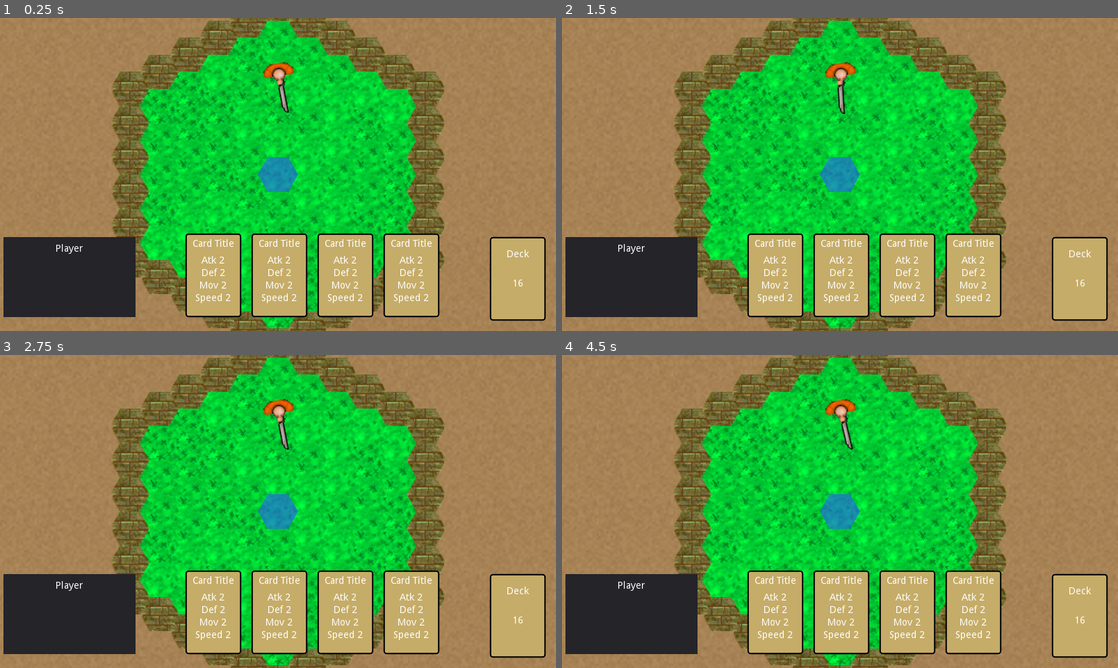
Above: before the commit, frames 1-4 (two rows, left to right).
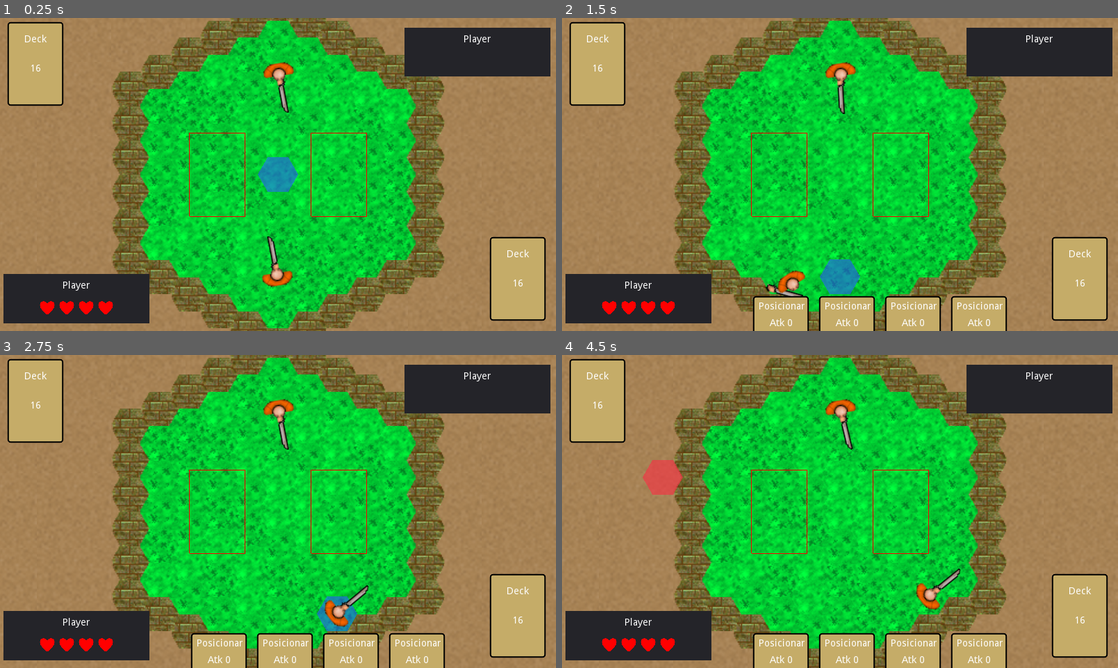
Above: after the commit, the same moments.

Repository: AndreMicheletti/samurai-hex-game
Game: Godot game, scene res://scenes/Game.tscn
The game is run twice, just before and just after one commit, with the same random seed, the same clock (stepped at 60 frames per second) and the same inputs.
Inputs (mouse positions are in pixels of both pictures, inside the frame that each line leads up to):
- Up to frame 1 (0.25 s): no input
- Up to frame 2 (1.5 s): move the mouse to (773, 274) at 0.52 s; click (773, 274) at 0.67 s; move the mouse to (840, 274) at 1.27 s; click (840, 274) at 1.42 s
- Up to frame 3 (2.75 s): move the mouse to (344, 611) at 2.02 s; click (344, 611) at 2.17 s
- Up to frame 4 (4.5 s): move the mouse to (973, 611) at 2.77 s; click (973, 611) at 2.92 s; move the mouse to (1079, 614) at 3.52 s; click (1079, 614) at 3.67 s; move the mouse to (673, 464) at 4.27 s; click (673, 464) at 4.42 s

The runs differ from the first frame. In frame 1, 22% of the frame differs, in the area x 0-99%, y 1-98%; in frame 2, 23%; in frame 3, 23%; in frame 4, 24%, in the area x 0-99%, y 1-100%.

Commit message:
more work on GUI v1

Diff:
--- a/scenes/Game.tscn
+++ b/scenes/Game.tscn
@@ -1,9 +1,6 @@
-[gd_scene load_steps=3 format=2]
+[gd_scene load_steps=2 format=2]
 
 [ext_resource path="res://scripts/Game.gd" type="Script" id=1]
-[ext_resource path="res://scenes/gui/GameUI.tscn" type="PackedScene" id=2]
 
 [node name="Game" type="Node2D"]
 script = ExtResource( 1 )
-
-[node name="UI" parent="." instance=ExtResource( 2 )]
--- a/scenes/gui/Deck.tscn
+++ b/scenes/gui/Deck.tscn
@@ -18,6 +18,7 @@
 margin_right = 80.0
 margin_bottom = 120.0
 rect_min_size = Vector2( 80, 120 )
+mouse_filter = 1
 mouse_default_cursor_shape = 2
 size_flags_horizontal = 0
 size_flags_vertical = 0
@@ -45,7 +46,7 @@
 margin_left = 8.0
 margin_top = 8.0
 margin_right = 72.0
-margin_bottom = 124.0
+margin_bottom = 112.0
 size_flags_horizontal = 3
 size_flags_vertical = 3
 __meta__ = {
@@ -63,6 +64,7 @@
 margin_top = 10.0
 margin_right = 64.0
 margin_bottom = 24.0
+mouse_filter = 1
 size_flags_horizontal = 3
 text = "Deck"
 align = 1
@@ -71,16 +73,17 @@
 [node name="Cards" type="MarginContainer" parent="Margin/VBox"]
 margin_top = 34.0
 margin_right = 64.0
-margin_bottom = 116.0
+margin_bottom = 104.0
 mouse_filter = 1
 size_flags_horizontal = 3
 size_flags_vertical = 3
 custom_constants/margin_bottom = 20
 
 [node name="Label" type="Label" parent="Margin/VBox/Cards"]
-margin_top = 24.0
+margin_top = 18.0
 margin_right = 64.0
-margin_bottom = 38.0
+margin_bottom = 32.0
+mouse_filter = 1
 size_flags_horizontal = 3
 text = "16"
 align = 1
--- a/scenes/gui/GameUI.tscn
+++ b/scenes/gui/GameUI.tscn
@@ -1,68 +1,76 @@
-[gd_scene load_steps=4 format=2]
-
-[ext_resource path="res://scenes/gui/Card.tscn" type="PackedScene" id=1]
+[gd_scene load_steps=3 format=2]
+
 [ext_resource path="res://scripts/GameUI.gd" type="Script" id=2]
 [ext_resource path="res://scenes/gui/Deck.tscn" type="PackedScene" id=3]
 
 [node name="GameUI" type="CanvasLayer"]
 script = ExtResource( 2 )
 
+[node name="Tween" type="Tween" parent="."]
+
 [node name="Screen" type="Control" parent="."]
 anchor_right = 1.0
 anchor_bottom = 1.0
-__meta__ = {
-"_edit_use_anchors_": false
-}
-
-[node name="Player1" type="HBoxContainer" parent="Screen"]
-anchor_top = 1.0
-anchor_right = 1.0
-anchor_bottom = 1.0
-margin_top = -140.0
+mouse_filter = 2
+__meta__ = {
+"_edit_use_anchors_": false
+}
+
+[node name="Player1" type="Control" parent="Screen"]
+anchor_right = 1.0
+anchor_bottom = 1.0
+mouse_filter = 2
 __meta__ = {
 "_edit_use_anchors_": false
 }
 
 [node name="Box" type="MarginContainer" parent="Screen/Player1"]
-margin_right = 200.0
-margin_bottom = 140.0
-rect_min_size = Vector2( 200, 140 )
+margin_top = 363.0
+margin_right = 220.0
+margin_bottom = 459.0
+mouse_filter = 2
 size_flags_vertical = 3
 custom_constants/margin_right = 5
 custom_constants/margin_top = 5
 custom_constants/margin_left = 5
 custom_constants/margin_bottom = 20
+__meta__ = {
+"_edit_use_anchors_": false
+}
 
 [node name="Panel" type="Panel" parent="Screen/Player1/Box"]
 margin_left = 5.0
 margin_top = 5.0
-margin_right = 195.0
-margin_bottom = 120.0
+margin_right = 215.0
+margin_bottom = 76.0
+mouse_filter = 2
 size_flags_horizontal = 3
 size_flags_vertical = 3
 
 [node name="Content" type="VBoxContainer" parent="Screen/Player1/Box/Panel"]
 anchor_right = 1.0
 anchor_bottom = 1.0
-size_flags_horizontal = 3
-size_flags_vertical = 3
-__meta__ = {
-"_edit_use_anchors_": false
-}
-
-[node name="Title" type="MarginContainer" parent="Screen/Player1/Box/Panel/Content"]
-margin_right = 190.0
+mouse_filter = 2
+size_flags_horizontal = 3
+size_flags_vertical = 3
+__meta__ = {
+"_edit_use_anchors_": false
+}
+
+[node name="Name" type="MarginContainer" parent="Screen/Player1/Box/Panel/Content"]
+margin_right = 210.0
 margin_bottom = 34.0
+mouse_filter = 2
 size_flags_horizontal = 3
 custom_constants/margin_right = 5
 custom_constants/margin_top = 10
 custom_constants/margin_left = 5
 custom_constants/margin_bottom = 10
 
-[node name="Label" type="Label" parent="Screen/Player1/Box/Panel/Content/Title"]
+[node name="Label" type="Label" parent="Screen/Player1/Box/Panel/Content/Name"]
 margin_left = 5.0
 margin_top = 10.0
-margin_right = 185.0
+margin_right = 205.0
 margin_bottom = 24.0
 size_flags_horizontal = 3
 text = "Player"
@@ -71,15 +79,17 @@
 
 [node name="Health" type="MarginContainer" parent="Screen/Player1/Box/Panel/Content"]
 margin_top = 38.0
-margin_right = 190.0
+margin_right = 210.0
 margin_bottom = 38.0
+mouse_filter = 2
 size_flags_horizontal = 3
 custom_constants/margin_right = 10
 custom_constants/margin_left = 10
 
 [node name="Counter" type="HBoxContainer" parent="Screen/Player1/Box/Panel/Content/Health"]
 margin_left = 10.0
-margin_right = 180.0
+margin_right = 200.0
+mouse_filter = 2
 size_flags_horizontal = 3
 size_flags_vertical = 3
 alignment = 1
@@ -88,43 +98,183 @@
 }
 
 [node name="Cards" type="HBoxContainer" parent="Screen/Player1"]
-margin_left = 204.0
-margin_right = 696.0
-margin_bottom = 140.0
+margin_left = 275.0
+margin_top = 400.0
+margin_right = 640.0
+margin_bottom = 520.0
+mouse_filter = 2
 size_flags_horizontal = 3
 size_flags_vertical = 3
 custom_constants/separation = 15
 alignment = 1
-
-[node name="Card" parent="Screen/Player1/Cards" instance=ExtResource( 1 )]
-margin_left = 63.0
-margin_right = 143.0
-
-[node name="Card2" parent="Screen/Player1/Cards" instance=ExtResource( 1 )]
-margin_left = 158.0
-margin_right = 238.0
-
-[node name="Card3" parent="Screen/Player1/Cards" instance=ExtResource( 1 )]
-margin_left = 253.0
-margin_right = 333.0
-
-[node name="Card4" parent="Screen/Player1/Cards" instance=ExtResource( 1 )]
-margin_left = 348.0
-margin_right = 428.0
+__meta__ = {
+"_edit_use_anchors_": false
+}
 
 [node name="Deck" type="MarginContainer" parent="Screen/Player1"]
 margin_left = 700.0
+margin_top = 310.0
 margin_right = 800.0
-margin_bottom = 140.0
+margin_bottom = 455.0
 rect_min_size = Vector2( 100, 140 )
+mouse_filter = 2
 size_flags_vertical = 3
 custom_constants/margin_right = 5
 custom_constants/margin_top = 5
 custom_constants/margin_left = 5
 custom_constants/margin_bottom = 5
+__meta__ = {
+"_edit_use_anchors_": false
+}
 
 [node name="Deck" parent="Screen/Player1/Deck" instance=ExtResource( 3 )]
 margin_left = 5.0
 margin_top = 5.0
 margin_right = 85.0
 margin_bottom = 125.0
+mouse_filter = 2
+
+[node name="Player2" type="Control" parent="Screen"]
+anchor_right = 1.0
+anchor_bottom = 1.0
+mouse_filter = 2
+__meta__ = {
+"_edit_use_anchors_": false
+}
+
+[node name="Box" type="MarginContainer" parent="Screen/Player2"]
+margin_left = 577.044
+margin_top = 8.96216
+margin_right = 797.044
+margin_bottom = 104.962
+mouse_filter = 2
+size_flags_vertical = 3
+custom_constants/margin_right = 5
+custom_constants/margin_top = 5
+custom_constants/margin_left = 5
+custom_constants/margin_bottom = 20
+__meta__ = {
+"_edit_use_anchors_": false
+}
+
+[node name="Panel" type="Panel" parent="Screen/Player2/Box"]
+margin_left = 5.0
+margin_top = 5.0
+margin_right = 215.0
+margin_bottom = 76.0
+mouse_filter = 2
+size_flags_horizontal = 3
+size_flags_vertical = 3
+
+[node name="Content" type="VBoxContainer" parent="Screen/Player2/Box/Panel"]
+anchor_right = 1.0
+anchor_bottom = 1.0
+mouse_filter = 2
+size_flags_horizontal = 3
+size_flags_vertical = 3
+__meta__ = {
+"_edit_use_anchors_": false
+}
+
+[node name="Name" type="MarginContainer" parent="Screen/Player2/Box/Panel/Content"]
+margin_right = 210.0
+margin_bottom = 34.0
+mouse_filter = 2
+size_flags_horizontal = 3
+custom_constants/margin_right = 5
+custom_constants/margin_top = 10
+custom_constants/margin_left = 5
+custom_constants/margin_bottom = 10
+
+[node name="Label" type="Label" parent="Screen/Player2/Box/Panel/Content/Name"]
+margin_left = 5.0
+margin_top = 10.0
+margin_right = 205.0
+margin_bottom = 24.0
+size_flags_horizontal = 3
+text = "Player"
+align = 1
+valign = 1
+
+[node name="Health" type="MarginContainer" parent="Screen/Player2/Box/Panel/Content"]
+margin_top = 38.0
+margin_right = 210.0
+margin_bottom = 38.0
+mouse_filter = 2
+size_flags_horizontal = 3
+custom_constants/margin_right = 10
+custom_constants/margin_left = 10
+
+[node name="Counter" type="HBoxContainer" parent="Screen/Player2/Box/Panel/Content/Health"]
+margin_left = 10.0
+margin_right = 200.0
+mouse_filter = 2
+size_flags_horizontal = 3
+size_flags_vertical = 3
+alignment = 1
+__meta__ = {
+"_edit_use_anchors_": false
+}
+
+[node name="Cards" type="HBoxContainer" parent="Screen/Player2"]
+margin_left = 162.867
+margin_top = -75.0
+margin_right = 527.867
+margin_bottom = 45.0
+mouse_filter = 2
+size_flags_horizontal = 3
+size_flags_vertical = 3
+custom_constants/separation = 15
+alignment = 1
+__meta__ = {
+"_edit_use_anchors_": false
+}
+
+[node name="Deck" type="MarginContainer" parent="Screen/Player2"]
+margin_left = 5.78363
+margin_top = 1.31931
+margin_right = 105.784
+margin_bottom = 146.319
+rect_min_size = Vector2( 100, 140 )
+mouse_filter = 2
+size_flags_vertical = 3
+custom_constants/margin_right = 5
+custom_constants/margin_top = 5
+custom_constants/margin_left = 5
+custom_constants/margin_bottom = 5
+__meta__ = {
+"_edit_use_anchors_": false
+}
+
+[node name="Deck" parent="Screen/Player2/Deck" instance=ExtResource( 3 )]
+margin_left = 5.0
+margin_top = 5.0
+margin_right = 85.0
+margin_bottom = 125.0
+mouse_filter = 2
+
+[node name="CenterLeft" type="ReferenceRect" parent="Screen"]
+anchor_left = 0.5
+anchor_top = 0.5
+anchor_right = 0.5
+anchor_bottom = 0.5
+margin_left = -126.935
+margin_top = -60.0
+margin_right = -46.9346
+margin_bottom = 60.0
+rect_min_size = Vector2( 80, 120 )
+mouse_filter = 2
+editor_only = false
+
+[node name="CenterRight" type="ReferenceRect" parent="Screen"]
+anchor_left = 0.5
+anchor_top = 0.5
+anchor_right = 0.5
+anchor_bottom = 0.5
+margin_left = 48.1945
+margin_top = -60.0
+margin_right = 128.194
+margin_bottom = 60.0
+rect_min_size = Vector2( 80, 120 )
+mouse_filter = 2
+editor_only = false
--- a/scenes/world/World.tscn
+++ b/scenes/world/World.tscn
@@ -6,8 +6,8 @@
 [node name="World" type="Node2D"]
 script = ExtResource( 2 )
 world_size = 4
-playerStart = Vector2( 0, 3 )
-enemyStart = Vector2( 0, -3 )
+playerStart = Vector2( 0, -3 )
+enemyStart = Vector2( 0, 3 )
 
 [node name="Backgrounds" type="Node2D" parent="."]
 
--- a/scripts/Card.gd
+++ b/scripts/Card.gd
@@ -3,6 +3,8 @@
 var card_resource
 
 signal card_pressed
+
+var enabled = true
 
 func _ready():
 	pass
@@ -10,13 +12,12 @@
 func set_resource(card : CardResource):
 	card_resource = card
 	$Margin/VBox/Title/Label.text = str(card.title)
-	$Margin/VBox/Atk.text = str(card.atk)
-	$Margin/VBox/Def.text = str(card.def)
-	$Margin/VBox/Mov.text = str(card.mov)
-	$Margin/VBox/Speed.text = str(card.speed)
-
+	$Margin/VBox/Atk.text = "Atk " + str(card.atk)
+	$Margin/VBox/Def.text = "Def " + str(card.def)
+	$Margin/VBox/Mov.text = "Mov " + str(card.mov)
+	$Margin/VBox/Speed.text = "Spd " + str(card.speed)
 
 func _on_Card_gui_input(event):
-	if event is InputEventScreenTouch:
+	if enabled and event is InputEventScreenTouch:
 		if event.pressed == false:
 			emit_signal("card_pressed", self)
--- a/scripts/Character.gd
+++ b/scripts/Character.gd
@@ -20,11 +20,13 @@
 
 # attack animations emit this to play the defense animation on target character
 signal anim_hit
+signal card_dealed
 
 # Called when the node enters the scene tree for the first time.
 func _ready():
 	add_to_group("Character")
 	hex_pos = Vector2(0, 0)
+	shuffle_deck()
 
 func teleport_to(pos : Vector2):
 	position = world.get_grid().get_hex_center(pos)
@@ -59,10 +61,17 @@
 	play_idle()
 	self.moving = false
 
+func shuffle_deck():
+	deck.shuffle()
+
 func deal_cards(n):
 	for i in range(n):
 		var card = deck.deal()
+		emit_signal("card_dealed", card)
 		hand.append(card)
+
+func get_remaining_health():
+	return Health - damage
 
 func play(anim_name):
 	$anim.stop(true)
--- a/scripts/Game.gd
+++ b/scripts/Game.gd
@@ -4,7 +4,11 @@
 var player_scene = preload("res://scenes/characters/Samurai.tscn")
 var enemy_scene = preload("res://scenes/characters/EnemySamurai.tscn")
 
+var ui_scene = preload("res://scenes/gui/GameUI.tscn")
+
 var world
+
+var game_ui
 
 var player
 var enemy
@@ -14,8 +18,21 @@
 	player = player_scene.instance()
 	enemy = enemy_scene.instance()
 	create_world()
+	init_ui()
+	init_game()
 
 func create_world():
 	world = world_scene.instance()
 	add_child(world)
 	world.spawn_players(player, enemy)
+
+func init_ui():
+	game_ui = ui_scene.instance()
+	add_child(game_ui)
+	game_ui.init()
+
+func init_game():
+	yield(game_ui.show_cards(), "completed")
+	player.deal_cards(4)
+	yield(game_ui.hide_cards(), "completed")
+	# yield(game_ui.show_cards(), "completed")
--- a/scripts/GameUI.gd
+++ b/scripts/GameUI.gd
@@ -1,7 +1,56 @@
 extends CanvasLayer
 
+onready var game = get_parent()
 
+var damage_scene = preload("res://scenes/gui/Damage.tscn")
+var card_scene = preload("res://scenes/gui/Card.tscn")
+
+var player
+var enemy
+
+onready var player_cards = $Screen/Player1/Cards
 
 # Called when the node enters the scene tree for the first time.
 func _ready():
-	pass # Replace with function body.
+	pass
+
+func init():
+	player = game.player
+	enemy = game.enemy
+	init_player_gui()
+	update_health_counter()
+	player.connect("card_dealed", self, "add_card")
+
+func init_player_gui():
+	$Screen/Player1/Box/Panel/Content/Name/Label.text = player.PlayerName
+
+func update_health_counter():
+	var player_node = $Screen/Player1/Box/Panel/Content/Health/Counter
+	for n in player_node.get_children():
+		n.queue_free()
+	for i in range(player.get_remaining_health()):
+		var node = damage_scene.instance()
+		player_node.add_child(node)
+
+func add_card(card_res : CardResource):
+	var node = card_scene.instance()
+	node.set_resource(card_res)
+	node.connect("card_pressed", self, "on_card_pressed")
+	player_cards.add_child(node)
+
+func on_card_pressed(node):
+	player_cards.remove_child(node)
+
+func show_cards():
+	var initial = player_cards.rect_position
+	var final = Vector2(initial.x, 320)
+	$Tween.interpolate_property(player_cards, "rect_position", initial, final, 0.4)
+	$Tween.start()
+	yield($Tween, "tween_completed")
+
+func hide_cards():
+	var initial = player_cards.rect_position
+	var final = Vector2(initial.x, 400)
+	$Tween.interpolate_property(player_cards, "rect_position", initial, final, 0.4)
+	$Tween.start()
+	yield($Tween, "tween_completed")
--- a/scripts/resources/DeckResource.gd
+++ b/scripts/resources/DeckResource.gd
@@ -14,3 +14,7 @@
 func deal():
 	randomize()
 	return cards[randi() % cards.size()]
+
+func shuffle():
+	randomize()
+	cards.shuffle()
